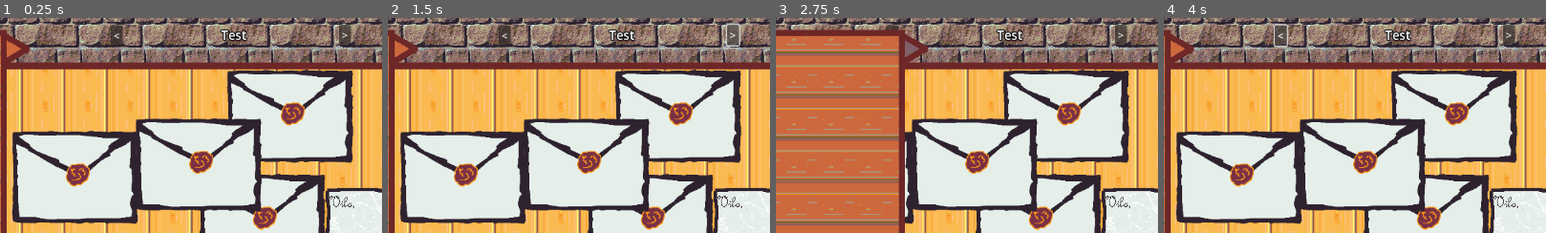
Above: before the commit, frames 1-4 (left to right).
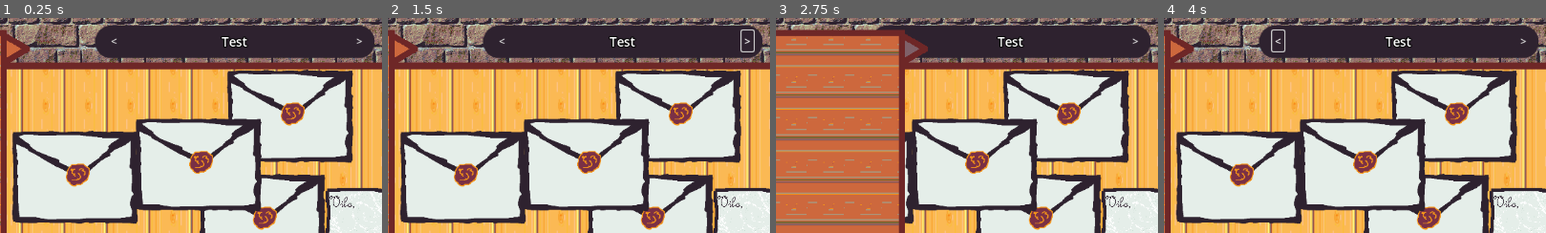
Above: after the commit, the same moments.

Repository: diegofdz333/the-alchemist
Game: Godot game, scene res://scenes/Main.tscn
The game is run twice, just before and just after one commit, with the same random seed, the same clock (stepped at 60 frames per second) and the same inputs.
Inputs (mouse positions are % of the whole screen's width and height, from its top left):
- Up to frame 1 (0.25 s): no input
- Up to frame 2 (1.5 s): click "<" at 0.5 s; click ">" at 1.25 s
- Up to frame 3 (2.75 s): click (22, 7) at 2 s
- Up to frame 4 (4 s): click (38, 7) at 2.75 s; click "<" at 3.5 s
The pictures show only the part of the screen within x 19-69%, y 0-50%; the shares and areas given below are measured in that part.

The runs differ from the first frame. In frame 1, 9.8% of the frame differs, in the area x 24-98%, y 3-19%; in frame 2, 9.9%; in frame 3, 8.6%; in frame 4, 10%, in the area x 24-98%, y 2-19%.

Commit message:
Added Black Bar for text

Diff:
--- a/scenes/Main.tscn
+++ b/scenes/Main.tscn
@@ -6,8 +6,9 @@
 [ext_resource type="Texture2D" uid="uid://ca4vyoeydh6ex" path="res://assets/table.png" id="3_f8pjf"]
 [ext_resource type="Texture2D" uid="uid://ddpk08d1nysw7" path="res://assets/documents/doc1.png" id="3_y3cmu"]
 [ext_resource type="Texture2D" uid="uid://bggqqjhi6lura" path="res://assets/bricks.png" id="4_gd8ix"]
-[ext_resource type="PackedScene" uid="uid://chajdh0arltg1" path="res://scenes/DocumentMenu.tscn" id="6_lgqyx"]
+[ext_resource type="PackedScene" uid="uid://b5fis15vkrthn" path="res://scenes/DocumentMenu.tscn" id="6_lgqyx"]
 [ext_resource type="Script" path="res://scripts/text_popup.gd" id="8_axhao"]
+[ext_resource type="Texture2D" uid="uid://cdajpqcljhsrr" path="res://assets/textBar.png" id="8_fxjid"]
 
 [sub_resource type="LabelSettings" id="LabelSettings_na3qj"]
 font_size = 19
@@ -47,7 +48,8 @@
 position = Vector2(-241, -84)
 
 [node name="Dummy-letter2" parent="Documents" instance=ExtResource("2_2uoe8")]
-position = Vector2(-295, 104)
+position = Vector2(-419, -220)
+offset = Vector2(275.196, 694.285)
 
 [node name="Dummy-letter" parent="Documents" instance=ExtResource("2_2uoe8")]
 position = Vector2(226, 60)
@@ -72,34 +74,48 @@
 z_index = 40
 position = Vector2(-561, 16)
 
-[node name="Label" type="Label" parent="."]
-offset_left = -192.0
-offset_top = -312.0
-offset_right = 190.0
-offset_bottom = -258.0
+[node name="TestBar" type="Sprite2D" parent="."]
+position = Vector2(0, -288)
+texture = ExtResource("8_fxjid")
+
+[node name="Label" type="Label" parent="TestBar"]
+z_index = 5
+anchors_preset = 8
+anchor_left = 0.5
+anchor_top = 0.5
+anchor_right = 0.5
+anchor_bottom = 0.5
+offset_left = -401.5
+offset_top = -51.5
+offset_right = -19.5
+offset_bottom = 2.5
+grow_horizontal = 2
+grow_vertical = 2
 text = "Test"
 label_settings = SubResource("LabelSettings_na3qj")
 horizontal_alignment = 1
+vertical_alignment = 1
 script = ExtResource("8_axhao")
 
-[node name="LeftText" type="Button" parent="Label"]
+[node name="LeftText" type="Button" parent="TestBar/Label"]
 layout_mode = 0
-offset_left = 5.0
-offset_top = -1.0
-offset_right = 23.0
-offset_bottom = 30.0
+offset_top = 10.0
+offset_right = 18.0
+offset_bottom = 41.0
 text = "<"
+flat = true
 
-[node name="RightText" type="Button" parent="Label"]
+[node name="RightText" type="Button" parent="TestBar/Label"]
 layout_mode = 0
-offset_left = 349.0
-offset_top = -2.0
-offset_right = 367.0
-offset_bottom = 29.0
+offset_left = 370.0
+offset_top = 10.0
+offset_right = 388.0
+offset_bottom = 41.0
 text = ">"
+flat = true
 
 [connection signal="dropped" from="Documents" to="DocumentMenu" method="_on_documents_dropped"]
-[connection signal="selected_document_changed" from="Documents" to="Label" method="_on_documents_selected_document_changed"]
+[connection signal="selected_document_changed" from="Documents" to="TestBar/Label" method="_on_documents_selected_document_changed"]
 [connection signal="expand_button_pressed" from="DocumentMenu" to="." method="_on_document_menu_expand_button_pressed"]
-[connection signal="button_down" from="Label/LeftText" to="Label" method="_on_left_text_button_down"]
-[connection signal="button_down" from="Label/RightText" to="Label" method="_on_right_text_button_down"]
+[connection signal="button_down" from="TestBar/Label/LeftText" to="TestBar/Label" method="_on_left_text_button_down"]
+[connection signal="button_down" from="TestBar/Label/RightText" to="TestBar/Label" method="_on_right_text_button_down"]
Binary file added: assets/textBar.png
Not shown, added: assets/textBar.png.import
Not shown: 1 places in scenes/DocumentMenu.tscn that only renumber resources
Not shown: 1 places in scenes/Main.tscn that only renumber resources
